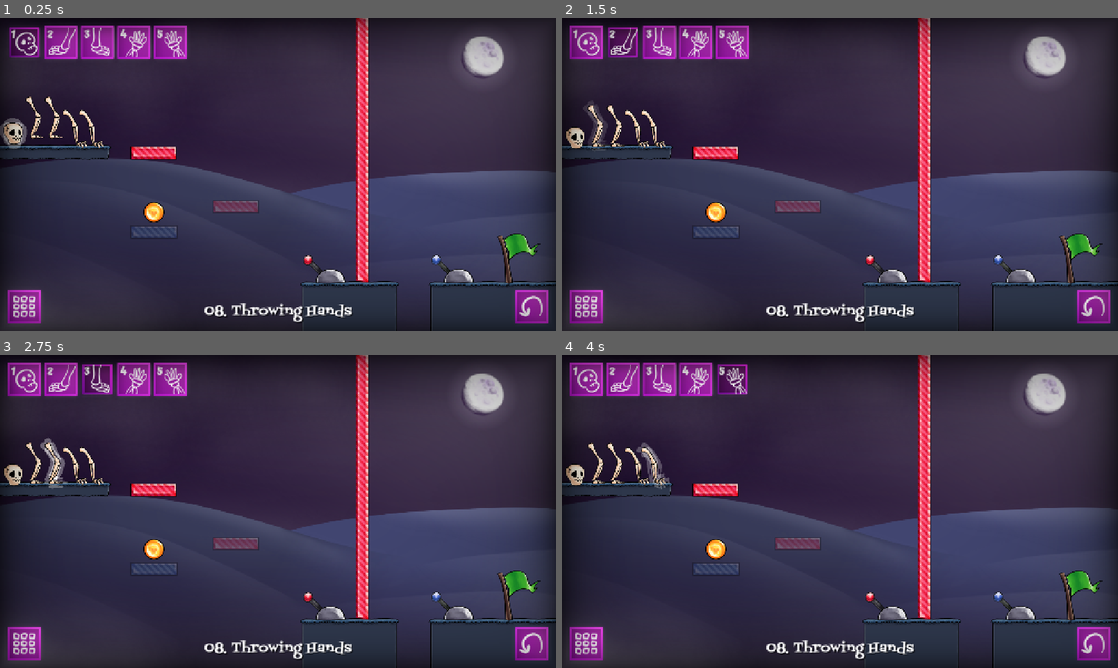
Above: before the commit, frames 1-4 (two rows, left to right).
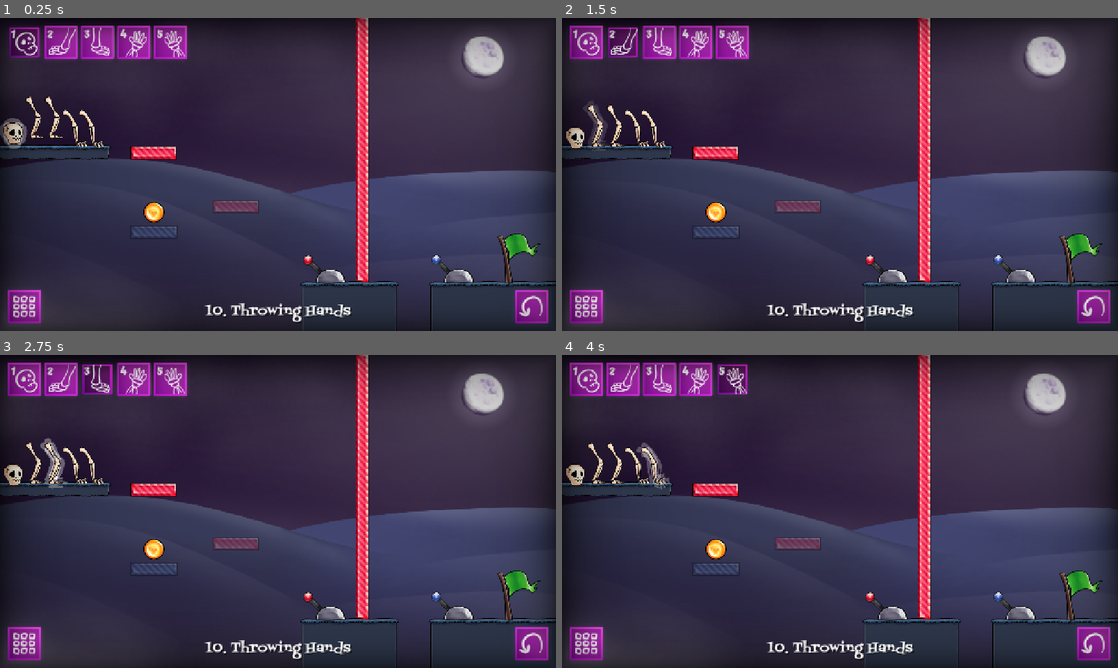
Above: after the commit, the same moments.

Repository: KettLovahr/ludum-dare-58
Game: Godot game, scene res://Scenes/Levels/ThrowingHands.tscn
Two runs of this game, one before a commit and one after it. Both use one fixed random seed, a clock stepped at 60 frames per second and the inputs below. This scene is started directly instead of the project's main scene. The engine's default icon, where the game draws it, is replaced by a stand-in: a white triangle on a blue panel in a dark square.
Inputs:
- Up to frame 1 (0.25 s): no input
- Up to frame 2 (1.5 s): click "1" at 0.5 s; click "2" at 1.25 s
- Up to frame 3 (2.75 s): click "3" at 2 s
- Up to frame 4 (4 s): click "4" at 2.75 s; click "5" at 3.5 s

The runs differ from the first frame. In frame 1, 0.6% of the frame differs, in the area x 36-64%, y 91-98%; in frame 2, 0.6%; in frame 3, 0.6%; in frame 4, 0.6%.

Commit message:
numeração dos niveis corrigida

Diff:
--- a/Scenes/Levels/DeadManWalking.tscn
+++ b/Scenes/Levels/DeadManWalking.tscn
@@ -225,7 +225,7 @@
 offset_bottom = -21.0
 grow_horizontal = 2
 grow_vertical = 0
-text = "09. Dead Man Walking"
+text = "11. Dead Man Walking"
 label_settings = SubResource("LabelSettings_57lp3")
 horizontal_alignment = 1
 
--- a/Scenes/Levels/FirstHand.tscn
+++ b/Scenes/Levels/FirstHand.tscn
@@ -125,7 +125,7 @@
 offset_bottom = 699.0
 grow_horizontal = 2
 grow_vertical = 0
-text = "06. First-hand Experience"
+text = "08. First-hand Experience"
 label_settings = SubResource("LabelSettings_57lp3")
 horizontal_alignment = 1
 
--- a/Scenes/Levels/NinthCircle.tscn
+++ b/Scenes/Levels/NinthCircle.tscn
@@ -315,7 +315,7 @@
 offset_bottom = -21.0
 grow_horizontal = 2
 grow_vertical = 0
-text = "07. The Ninth Circle"
+text = "09. The Ninth Circle"
 label_settings = SubResource("LabelSettings_57lp3")
 horizontal_alignment = 1
 
--- a/Scenes/Levels/StairwayToHeaven.tscn
+++ b/Scenes/Levels/StairwayToHeaven.tscn
@@ -218,7 +218,7 @@
 offset_bottom = -21.0
 grow_horizontal = 2
 grow_vertical = 0
-text = "03. Stairway to Heaven"
+text = "05. Stairway to Heaven"
 label_settings = SubResource("LabelSettings_57lp3")
 horizontal_alignment = 1
 
--- a/Scenes/Levels/ThePearlyGates.tscn
+++ b/Scenes/Levels/ThePearlyGates.tscn
@@ -207,7 +207,7 @@
 offset_bottom = -21.0
 grow_horizontal = 2
 grow_vertical = 0
-text = "04. The Pearly Gates"
+text = "06. The Pearly Gates"
 label_settings = SubResource("LabelSettings_57lp3")
 horizontal_alignment = 1
 
--- a/Scenes/Levels/ThrowingHands.tscn
+++ b/Scenes/Levels/ThrowingHands.tscn
@@ -259,7 +259,7 @@
 offset_bottom = -21.0
 grow_horizontal = 2
 grow_vertical = 0
-text = "08. Throwing Hands"
+text = "10. Throwing Hands"
 label_settings = SubResource("LabelSettings_57lp3")
 horizontal_alignment = 1
 
--- a/Scenes/Levels/TwoFeet.tscn
+++ b/Scenes/Levels/TwoFeet.tscn
@@ -216,7 +216,7 @@
 offset_bottom = -21.0
 grow_horizontal = 2
 grow_vertical = 0
-text = "04. TWO Feet in the Grave"
+text = "07. TWO Feet in the Grave"
 label_settings = SubResource("LabelSettings_hungf")
 horizontal_alignment = 1
 
